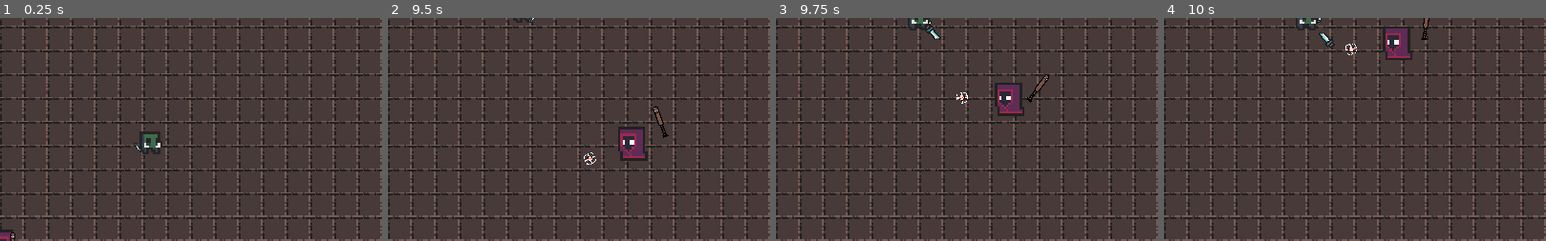
Above: before the commit, frames 1-4 (left to right).
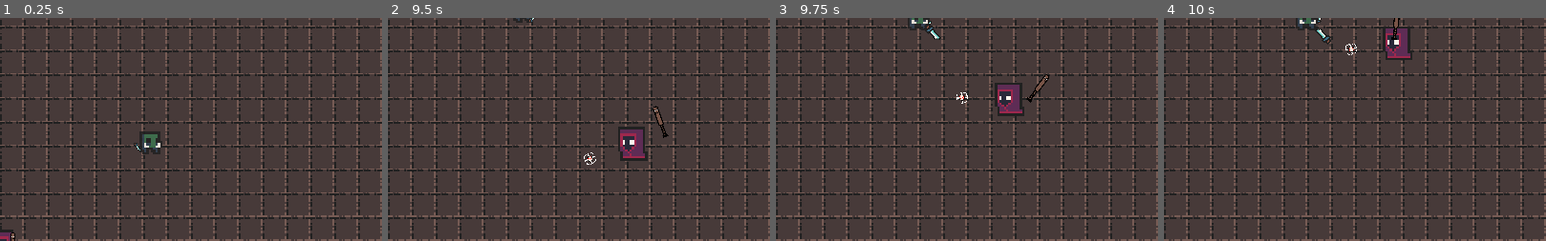
Above: after the commit, the same moments.

Repository: Kiingst/Dont-Bring-a-Bat-to-Gun-Fight
Game: Godot game, scene res://Assets/Levels/Level_Script/Level.tscn
The game is run twice, just before and just after one commit, with the same random seed, the same clock (stepped at 60 frames per second) and the same inputs.
Inputs (mouse positions are % of the whole screen's width and height, from its top left):
- Up to frame 1 (0.25 s): no input
- Up to frame 2 (9.5 s): tap Enter at 0.5, 8 s; move the mouse to (45, 70) at 0.52 s; press the mouse at (45, 70) at 0.53 s; hold W (Move_Up) 0.53-2.03 s; move the mouse to (80, 65) at 1.27 s; release the mouse at (80, 65) at 1.28 s; tap Space (Roll) at 1.35, 3.6, 5.75, 5.85, 8.1 s; click (80, 65) at 1.55 s; move the mouse to (20, 35) at 2.02 s; press the mouse at (20, 35) at 2.03 s; hold A (Move_Left) 2.03-3.53 s; move the mouse to (55, 50) at 2.77 s; release the mouse at (55, 50) at 2.78 s; click (55, 50) at 2.85 s; move the mouse to (35, 25) at 3.52 s; press the mouse at (35, 25) at 3.53 s; hold S (Move_Down) 3.53-4.28 s; move the mouse to (72, 45) at 4.27 s; release the mouse at (72, 45) at 4.28 s; hold D (Move_Right) 4.28-5.03 s; click (72, 45) at 4.35 s; move the mouse to (30, 55) at 5.02 s; press the mouse at (30, 55) at 5.03 s; hold W (Move_Up) 5.03-5.78 s; move the mouse to (60, 28) at 5.77 s; release the mouse at (60, 28) at 5.78 s; hold D (Move_Right) 5.78-8.03 s; click (60, 28) at 6.05 s; move the mouse to (45, 70) at 6.52 s; press the mouse at (45, 70) at 6.53 s; move the mouse to (80, 65) at 7.27 s; release the mouse at (80, 65) at 7.28 s; click (80, 65) at 7.35 s; move the mouse to (20, 35) at 8.02 s; press the mouse at (20, 35) at 8.03 s; hold S (Move_Down) 8.03-8.78 s; move the mouse to (55, 50) at 8.77 s; release the mouse at (55, 50) at 8.78 s; hold A (Move_Left) from 8.78 s (still down); click (55, 50) at 8.85 s
- Up to frame 3 (9.75 s): move the mouse to (35, 25) at 9.52 s; release A (Move_Left) at 9.53 s; press the mouse at (35, 25) at 9.53 s; hold W (Move_Up) from 9.53 s (still down)
- Up to frame 4 (10 s): keep holding W (Move_Up)
The pictures show only the part of the screen within x 50-100%, y 0-50%; the shares and areas given below are measured in that part.

Frames 1-3 are identical in both runs. In frame 4, 0.3% of the frame differs, in the area x 39-70%, y 0-14%.

Commit message:
stuff over break

Diff:
--- a/Assets/Enemys/Bullet Script/Bullet.gd
+++ b/Assets/Enemys/Bullet Script/Bullet.gd
@@ -45,4 +45,4 @@
 	if "Hit" in area.name:
 		var kill = false
 		startAng(position, rotation)
-		$Enemy_Attack.set_name("Hit_Area")
+		#$Enemy_Attack.set_name("Hit_Area")
--- a/Assets/Player/Player_Script/Player_Weapon.tscn
+++ b/Assets/Player/Player_Script/Player_Weapon.tscn
@@ -1,11 +1,10 @@
-[gd_scene load_steps=42 format=2]
+[gd_scene load_steps=41 format=2]
 
 [ext_resource path="res://Assets/Player/Player_Weapons/Bat/Weapon_Bat.png" type="Texture" id=1]
-[ext_resource path="res://Assets/Player/Player_Models/necromancer_idle_anim_f0.png" type="Texture" id=2]
 [ext_resource path="res://Assets/Player/Player_Script/Player_Weapon.gd" type="Script" id=3]
 [ext_resource path="res://Assets/Player/Player_Weapons/Bat/Baseball_Bat Faces/Bat_Mad.png" type="Texture" id=4]
-[ext_resource path="res://Assets/Player/Player_Weapons/Bat/Bat_Swing.png" type="Texture" id=5]
-[ext_resource path="res://Assets/Player/Player_Weapons/Bat/Bat_Swing_Opp.png" type="Texture" id=6]
+[ext_resource path="res://Assets/Player/Player_Weapons/Bat/Bat_Swing-2.png.png" type="Texture" id=5]
+[ext_resource path="res://Assets/Player/Player_Weapons/Bat/Bat_Swing-opp.png" type="Texture" id=6]
 
 [sub_resource type="Animation" id=8]
 resource_name = "Gungeon_Charge_Left"
@@ -214,7 +213,7 @@
 "times": PoolRealArray( 0 ),
 "transitions": PoolRealArray( 1 ),
 "update": 1,
-"values": [ false ]
+"values": [ true ]
 }
 tracks/6/type = "value"
 tracks/6/path = NodePath("Player_Weapon:scale")
@@ -254,7 +253,7 @@
 "times": PoolRealArray( 0.1 ),
 "transitions": PoolRealArray( 1 ),
 "update": 0,
-"values": [ Vector2( 20, -14 ) ]
+"values": [ Vector2( -20, -14 ) ]
 }
 tracks/2/type = "value"
 tracks/2/path = NodePath("Player_Weapon:rotation_degrees")
@@ -313,7 +312,7 @@
 tracks/6/imported = false
 tracks/6/enabled = true
 tracks/6/keys = {
-"times": PoolRealArray( 0 ),
+"times": PoolRealArray( -0.000458629 ),
 "transitions": PoolRealArray( 1 ),
 "update": 0,
 "values": [ Vector2( 0.25, 0.25 ) ]
@@ -329,7 +328,7 @@
 tracks/0/imported = false
 tracks/0/enabled = true
 tracks/0/keys = {
-"times": PoolRealArray( -0.000677604 ),
+"times": PoolRealArray( 2.5521e-05 ),
 "transitions": PoolRealArray( 1 ),
 "update": 1,
 "values": [ 0 ]
@@ -379,7 +378,7 @@
 tracks/4/imported = false
 tracks/4/enabled = true
 tracks/4/keys = {
-"times": PoolRealArray( 0 ),
+"times": PoolRealArray( 3.90625e-05 ),
 "transitions": PoolRealArray( 1 ),
 "update": 1,
 "values": [ ExtResource( 5 ) ]
@@ -391,10 +390,22 @@
 tracks/5/imported = false
 tracks/5/enabled = true
 tracks/5/keys = {
-"times": PoolRealArray( 0.0390157 ),
-"transitions": PoolRealArray( 1 ),
-"update": 1,
-"values": [ false ]
+"times": PoolRealArray( 0, 0.100094 ),
+"transitions": PoolRealArray( 1, 1 ),
+"update": 1,
+"values": [ false, true ]
+}
+tracks/6/type = "value"
+tracks/6/path = NodePath("Player_Weapon/Hit_Area/CollisionPolygon2D:scale")
+tracks/6/interp = 1
+tracks/6/loop_wrap = true
+tracks/6/imported = false
+tracks/6/enabled = true
+tracks/6/keys = {
+"times": PoolRealArray( 0 ),
+"transitions": PoolRealArray( 1 ),
+"update": 0,
+"values": [ Vector2( 1, 1 ) ]
 }
 
 [sub_resource type="Animation" id=39]
@@ -407,7 +418,7 @@
 tracks/0/imported = false
 tracks/0/enabled = true
 tracks/0/keys = {
-"times": PoolRealArray( 0.0179218 ),
+"times": PoolRealArray( 0 ),
 "transitions": PoolRealArray( 1 ),
 "update": 1,
 "values": [ 0 ]
@@ -419,7 +430,7 @@
 tracks/1/imported = false
 tracks/1/enabled = true
 tracks/1/keys = {
-"times": PoolRealArray( 0.0177046 ),
+"times": PoolRealArray( 0 ),
 "transitions": PoolRealArray( 1 ),
 "update": 1,
 "values": [ Vector2( -20, -14 ) ]
@@ -431,7 +442,7 @@
 tracks/2/imported = false
 tracks/2/enabled = true
 tracks/2/keys = {
-"times": PoolRealArray( 0.0179218 ),
+"times": PoolRealArray( 0 ),
 "transitions": PoolRealArray( 1 ),
 "update": 1,
 "values": [ 90.0 ]
@@ -457,7 +468,7 @@
 tracks/4/imported = false
 tracks/4/enabled = true
 tracks/4/keys = {
-"times": PoolRealArray( 0.017596 ),
+"times": PoolRealArray( 5.82077e-11 ),
 "transitions": PoolRealArray( 1 ),
 "update": 1,
 "values": [ ExtResource( 6 ) ]
@@ -469,10 +480,10 @@
 tracks/5/imported = false
 tracks/5/enabled = true
 tracks/5/keys = {
-"times": PoolRealArray( 0.0390157 ),
-"transitions": PoolRealArray( 1 ),
-"update": 1,
-"values": [ false ]
+"times": PoolRealArray( 3.1326e-05, 0.0999944 ),
+"transitions": PoolRealArray( 1, 1 ),
+"update": 1,
+"values": [ false, true ]
 }
 tracks/6/type = "value"
 tracks/6/path = NodePath("Player_Weapon:scale")
@@ -485,6 +496,18 @@
 "transitions": PoolRealArray( 1 ),
 "update": 0,
 "values": [ Vector2( 0.25, 0.25 ) ]
+}
+tracks/7/type = "value"
+tracks/7/path = NodePath("Player_Weapon/Hit_Area/CollisionPolygon2D:scale")
+tracks/7/interp = 1
+tracks/7/loop_wrap = true
+tracks/7/imported = false
+tracks/7/enabled = true
+tracks/7/keys = {
+"times": PoolRealArray( 0 ),
+"transitions": PoolRealArray( 1 ),
+"update": 0,
+"values": [ Vector2( -1, 1 ) ]
 }
 
 [sub_resource type="Animation" id=9]
@@ -656,7 +679,7 @@
 "values": [ Vector2( 0, 0 ) ]
 }
 tracks/4/type = "value"
-tracks/4/path = NodePath("Sprite:texture")
+tracks/4/path = NodePath("Player_Weapon:texture")
 tracks/4/interp = 1
 tracks/4/loop_wrap = true
 tracks/4/imported = false
@@ -665,10 +688,10 @@
 "times": PoolRealArray( 0 ),
 "transitions": PoolRealArray( 1 ),
 "update": 0,
-"values": [ ExtResource( 2 ) ]
+"values": [ ExtResource( 1 ) ]
 }
 tracks/5/type = "value"
-tracks/5/path = NodePath("Player_Weapon:texture")
+tracks/5/path = NodePath("Player_Weapon/Hit_Area/CollisionPolygon2D:disabled")
 tracks/5/interp = 1
 tracks/5/loop_wrap = true
 tracks/5/imported = false
@@ -677,10 +700,10 @@
 "times": PoolRealArray( 0 ),
 "transitions": PoolRealArray( 1 ),
 "update": 0,
-"values": [ ExtResource( 1 ) ]
+"values": [ false ]
 }
 tracks/6/type = "value"
-tracks/6/path = NodePath("Player_Weapon/Hit_Area/CollisionPolygon2D:disabled")
+tracks/6/path = NodePath("Player_Weapon:scale")
 tracks/6/interp = 1
 tracks/6/loop_wrap = true
 tracks/6/imported = false
@@ -689,10 +712,10 @@
 "times": PoolRealArray( 0 ),
 "transitions": PoolRealArray( 1 ),
 "update": 0,
-"values": [ false ]
+"values": [ Vector2( 0.25, 0.25 ) ]
 }
 tracks/7/type = "value"
-tracks/7/path = NodePath("Player_Weapon:scale")
+tracks/7/path = NodePath("Player_Weapon/Hit_Area/CollisionPolygon2D:scale")
 tracks/7/interp = 1
 tracks/7/loop_wrap = true
 tracks/7/imported = false
@@ -701,7 +724,7 @@
 "times": PoolRealArray( 0 ),
 "transitions": PoolRealArray( 1 ),
 "update": 0,
-"values": [ Vector2( 0.25, 0.25 ) ]
+"values": [ Vector2( 1, 1 ) ]
 }
 
 [sub_resource type="Animation" id=30]
@@ -856,27 +879,23 @@
 states/Gungeon_Followthrough_Right/node = SubResource( 36 )
 states/Gungeon_Followthrough_Right/position = Vector2( 1563.16, 109.815 )
 states/Gungeon_Swing/node = SubResource( 17 )
-states/Gungeon_Swing/position = Vector2( 1240.58, -17.5977 )
+states/Gungeon_Swing/position = Vector2( 1240.58, -14.5976 )
 states/Gungeon_Swing_Right/node = SubResource( 40 )
-states/Gungeon_Swing_Right/position = Vector2( 1231.6, 111.486 )
+states/Gungeon_Swing_Right/position = Vector2( 1232.6, 111.183 )
 states/Idle/node = SubResource( 13 )
-states/Idle/position = Vector2( 427.5, 38 )
+states/Idle/position = Vector2( 427.5, 39 )
 states/Left_Anticipation/node = SubResource( 26 )
 states/Left_Anticipation/position = Vector2( 960.413, -17.9453 )
 states/Right_Anticipation/node = SubResource( 33 )
 states/Right_Anticipation/position = Vector2( 960.663, 112.752 )
 transitions = [ "Idle", "Gungeon_Charge_Left", SubResource( 18 ), "Idle", "Gungeon_Charge_Right", SubResource( 20 ), "G …(633 unchanged characters)…
 start_node = "Idle"
-graph_offset = Vector2( 360.75, -39.0582 )
+graph_offset = Vector2( -212.509, -39.0582 )
 
 [sub_resource type="AnimationNodeStateMachinePlayback" id=11]
 
 [node name="Player_Weapon" type="Node2D"]
 script = ExtResource( 3 )
-
-[node name="Sprite" type="Sprite" parent="."]
-visible = false
-texture = ExtResource( 2 )
 
 [node name="Player_Weapon" type="Sprite" parent="."]
 scale = Vector2( 0.25, 0.25 )
@@ -887,7 +906,7 @@
 
 [node name="CollisionPolygon2D" type="CollisionPolygon2D" parent="Player_Weapon/Hit_Area"]
 position = Vector2( -1, -25 )
-polygon = PoolVector2Array( 4, -16, -3, -16, -3, 10, 8, 17, 18, 13, 15, -1 )
+polygon = PoolVector2Array( 2, -18, -25, -16, -28, -10, -10, 13, 4, 14, 12, 27, 11, 51, 1, 61, -0.999998, 70, 9.00961, 68.8731, 19.5, 57.0429, 21.2942, 42.1506, 21.7224, 26.8923, 18.9186, 10.0359, 13.1506, -3.95449 )
 
 [node name="AnimationPlayer" type="AnimationPlayer" parent="."]
 anims/Gungeon_Charge_Left = SubResource( 8 )
Binary file added: Assets/Player/Player_Weapons/Bat/Bat_Swing-2.png.png
Not shown, added: Assets/Player/Player_Weapons/Bat/Bat_Swing-2.png.png.import
Binary file added: Assets/Player/Player_Weapons/Bat/Bat_Swing-opp.png
Not shown, added: Assets/Player/Player_Weapons/Bat/Bat_Swing-opp.png.import
